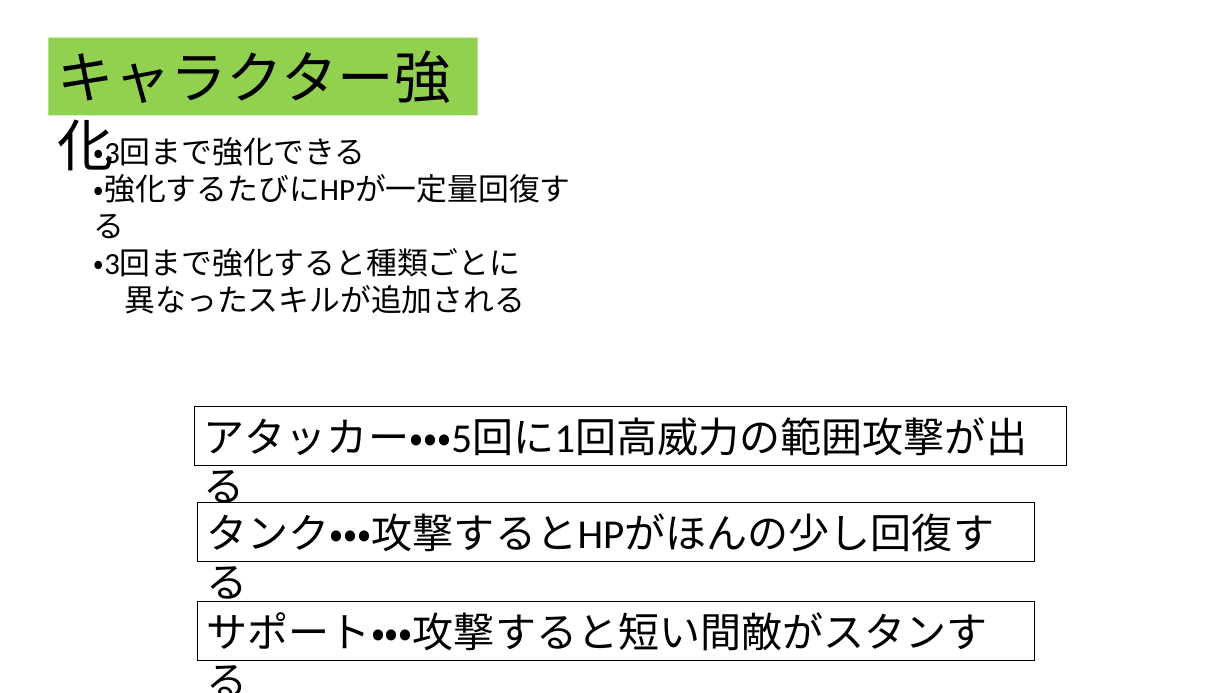
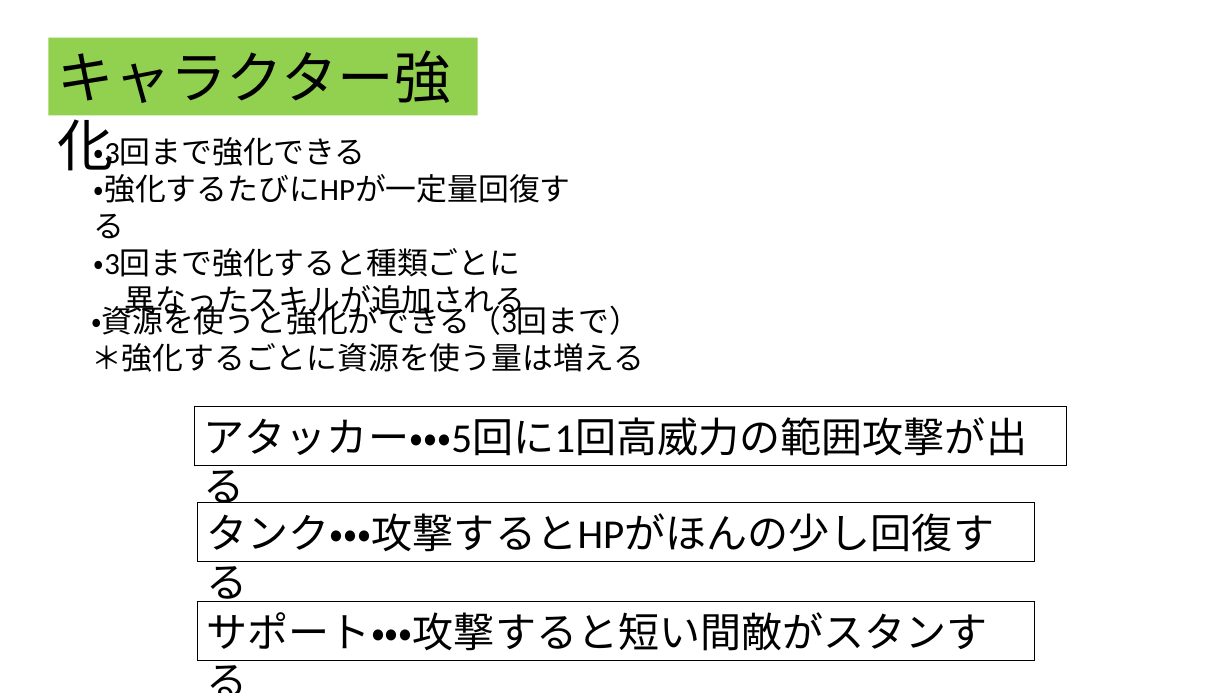
Before and after one commit to ster1271/JobGame, a slide deck: slide 7 of data/就職作品企画書_宮近一星.pptx. Drawn at 1232x693 pixels with LibreOffice and Linux fonts; fonts in the diff are those of the drawing. Boxes give left, top, right and bottom in pixels: in the first picture for what was removed or moved away, otherwise in the second. Text is boxed around its words. In the diff, an @@ line names an element or a change of style, - is before the commit and + after.

```diff
--- a/data/就職作品企画書_宮近一星.pptx
+++ b/data/就職作品企画書_宮近一星.pptx
@@ text added at (91, 300, 644, 372), 24 pt, text #000000 @@
+・資源を使うと強化ができる（3回まで）
+＊強化するごとに資源を使う量は増える
```
Also in this commit, not shown: 2 other files.
